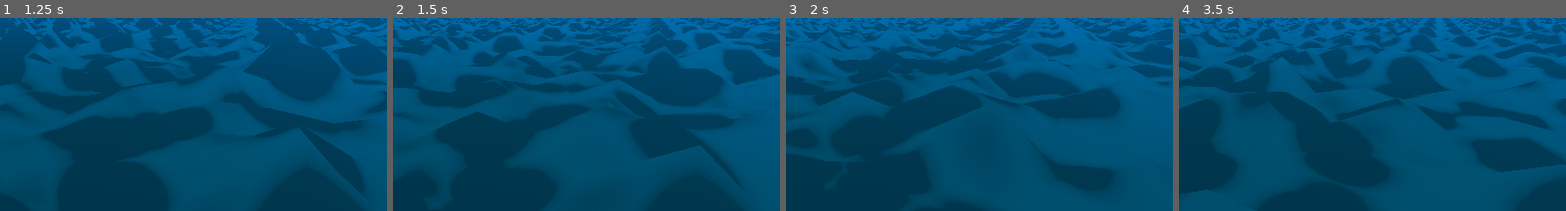
Above: before the commit, frames 1-4 (left to right).
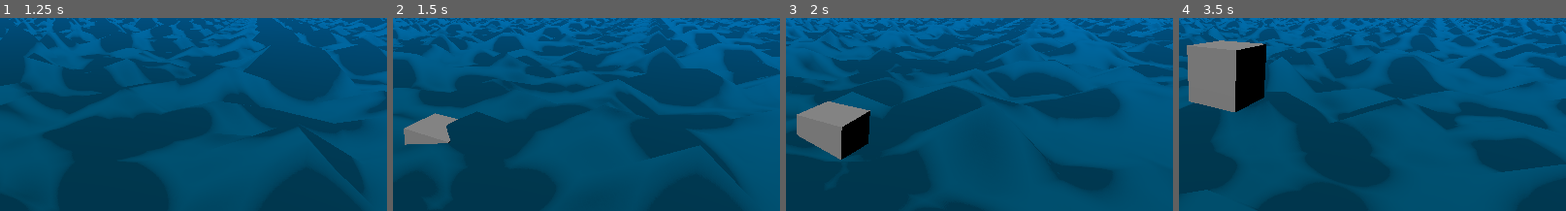
Above: after the commit, the same moments.

Repository: WCElijah/13DTG-GameDevelopment
Game: Godot game, scene res://scenes/main.tscn
The game is run twice, just before and just after one commit, with the same random seed, the same clock (stepped at 60 frames per second) and the same inputs.
Inputs:
- Up to frame 1 (1.25 s): no input
- Up to frame 2 (1.5 s): no input
- Up to frame 3 (2 s): no input
- Up to frame 4 (3.5 s): no input
The pictures show only the part of the screen within x 45-95%, y 21-71%; the shares and areas given below are measured in that part.

Frame 1 is identical in both runs. In frame 2, 1.5% of the frame differs, in the area x 2-17%, y 49-66%; in frame 3, 4.1%; in frame 4, 6.6%, in the area x 2-23%, y 11-49%.

Commit message:
water boyounnacy work

Diff:
--- a/Scripts/cube.gd
+++ b/Scripts/cube.gd
@@ -7,13 +7,13 @@
 @export var water_angular_drag := 0.05
 
 @onready var gravity: float = ProjectSettings.get_setting("physics/3d/default_gravity")
-
+@onready var water = $"../Water"
 var submerged := false
 
 
 func _physics_process(delta: float) -> void:
 	submerged = false
-	var depth = water_height - global_position.y
+	var depth = water.get_height(global_position) - global_position.y
 	if depth > 0:
 		submerged = true
 		apply_central_force(Vector3.UP * float_force * gravity * depth)
--- a/Scripts/water.gd
+++ b/Scripts/water.gd
@@ -6,6 +6,8 @@
 var noise_scale: float
 var wave_speed: float
 var height_scale: float
+
+var time: float
 
 
 # Called when the node enters the scene tree for the first time.
@@ -19,4 +21,12 @@
 
 # Called every frame. 'delta' is the elapsed time since the previous frame.
 func _process(delta: float) -> void:
-	pass
+	time += delta
+	material.set_shader_parameter("wave_time",time)
+
+func get_height(world_pos):
+	var uv_x = wrapf(world_pos.x / noise_scale + time * wave_speed, 0, 1)
+	var uv_y = wrapf(world_pos.z / noise_scale + time * wave_speed, 0, 1)
+
+	var pixel_pos = Vector2(uv_x * noise.get_width(), uv_y * noise.get_height())
+	return noise.get_pixelv(pixel_pos).r * height_scale
--- a/scenes/main.tscn
+++ b/scenes/main.tscn
@@ -50,6 +50,7 @@
 [node name="Cube" type="RigidBody3D" parent="." unique_id=433229527]
 transform = Transform3D(1, 0, 0, 0, 1, 0, 0, 0, 1, 0, 2.9056568, 0)
 script = ExtResource("3_kry3j")
+float_force = 3.0
 
 [node name="MeshInstance3D" type="MeshInstance3D" parent="Cube" unique_id=2114723493]
 mesh = SubResource("BoxMesh_o5qli")
